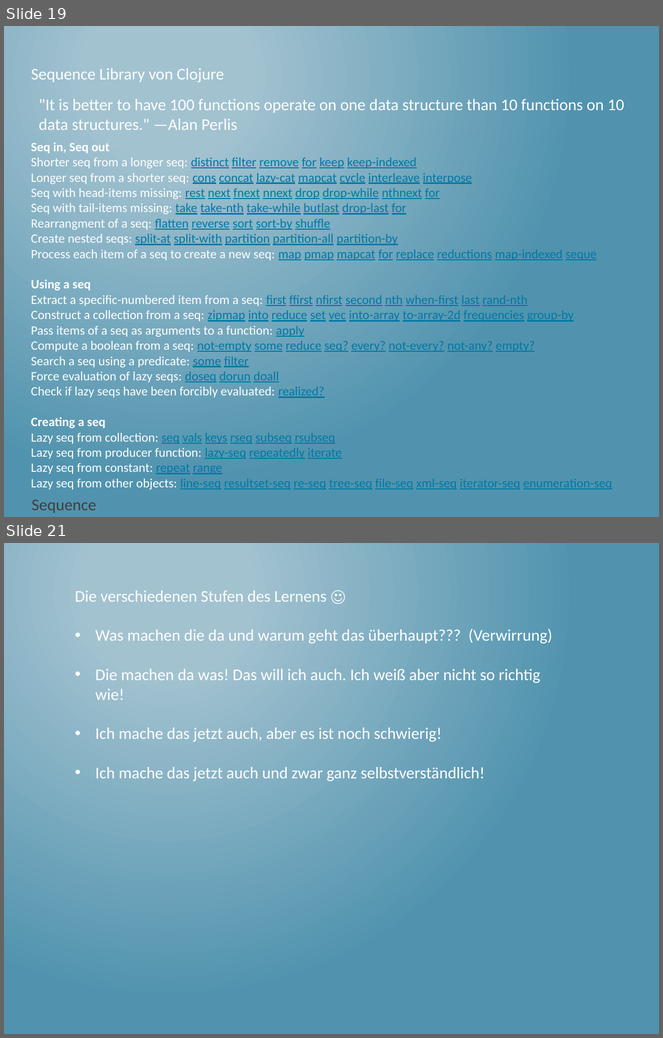
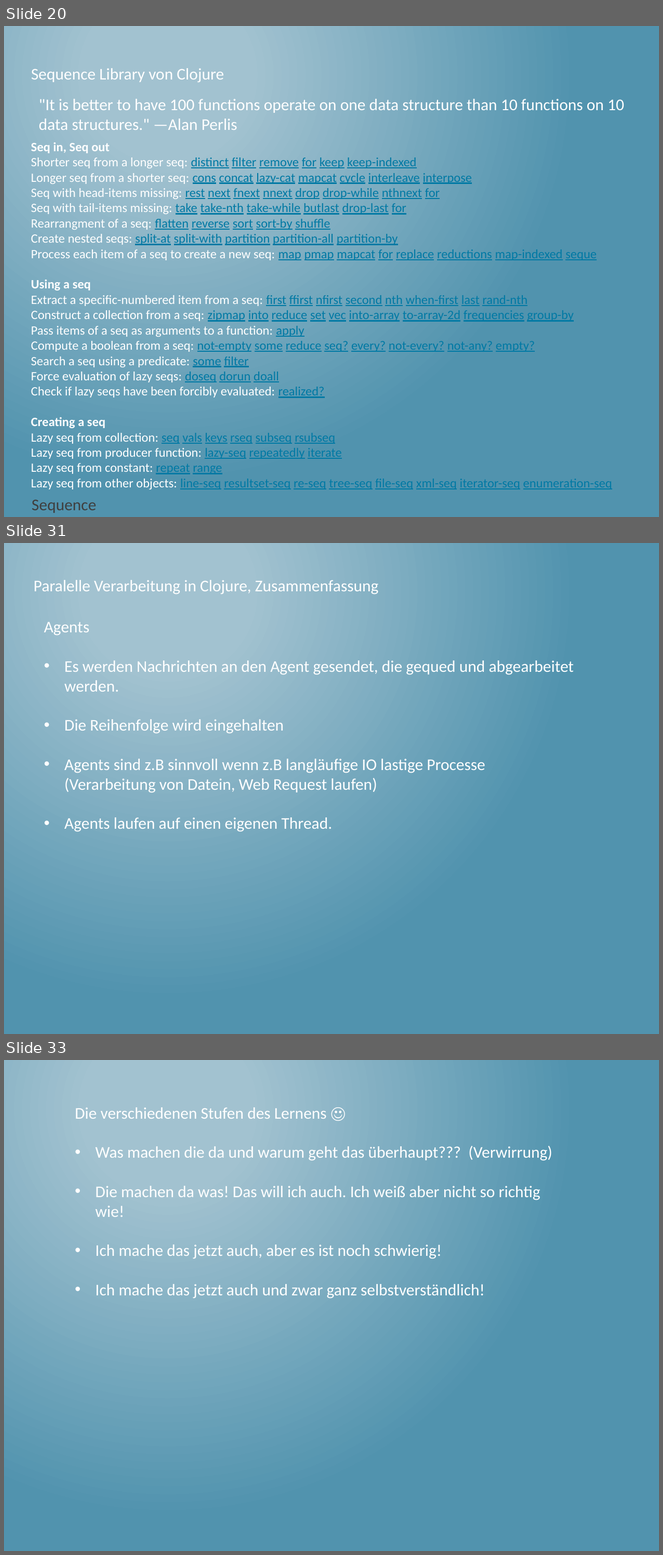
Before and after one commit to thomasschulte/ClojureUsergroupDemo, a slide deck: Clojure Vortrag .NET User Group.pptx. Shown one above the other, each under a label of ours: slides 19 and 21 before the commit, slides 20, 31 and 33 after it; the slides between them are not shown. The pictures are 663x1038 and 663x1555 pixels, drawn with LibreOffice and Linux fonts; fonts in the diff are those of the drawing. Boxes give left, top, right and bottom in pixels: in the first picture for what was removed or moved away, otherwise in the second. Text is boxed around its words. In the diff, an @@ line names an element or a change of style, - is before the commit and + after.

```diff
--- a/Clojure Vortrag .NET User Group.pptx
+++ b/Clojure Vortrag .NET User Group.pptx
@@ slide 31 added at [4, 543, 659, 1034], background gradient #A3C3D1 to #5194AF @@
@@ text added at [34, 580, 379, 594], 18 pt, text #FFFFFF @@
+Paralelle Verarbeitung in Clojure, Zusammenfassung
@@ text added at [44, 622, 574, 832], 18 pt, text #FFFFFF @@
+Agents
+• Es werden Nachrichten an den Agent gesendet, die gequed und abgearbeitet werden.
+• Die Reihenfolge wird eingehalten
+• Agents sind z.B sinnvoll wenn z.B langläufige IO lastige Processe (Verarbeitung von Datein, Web Request laufen)
+• Agents laufen auf einen eigenen Thread.
@@ what was slide 19 is now slide 20 @@
@@ what was slide 21 is now slide 33 @@
```
Also in this commit, not shown: 12 other slides added, 1 slide removed, 1 other file.
